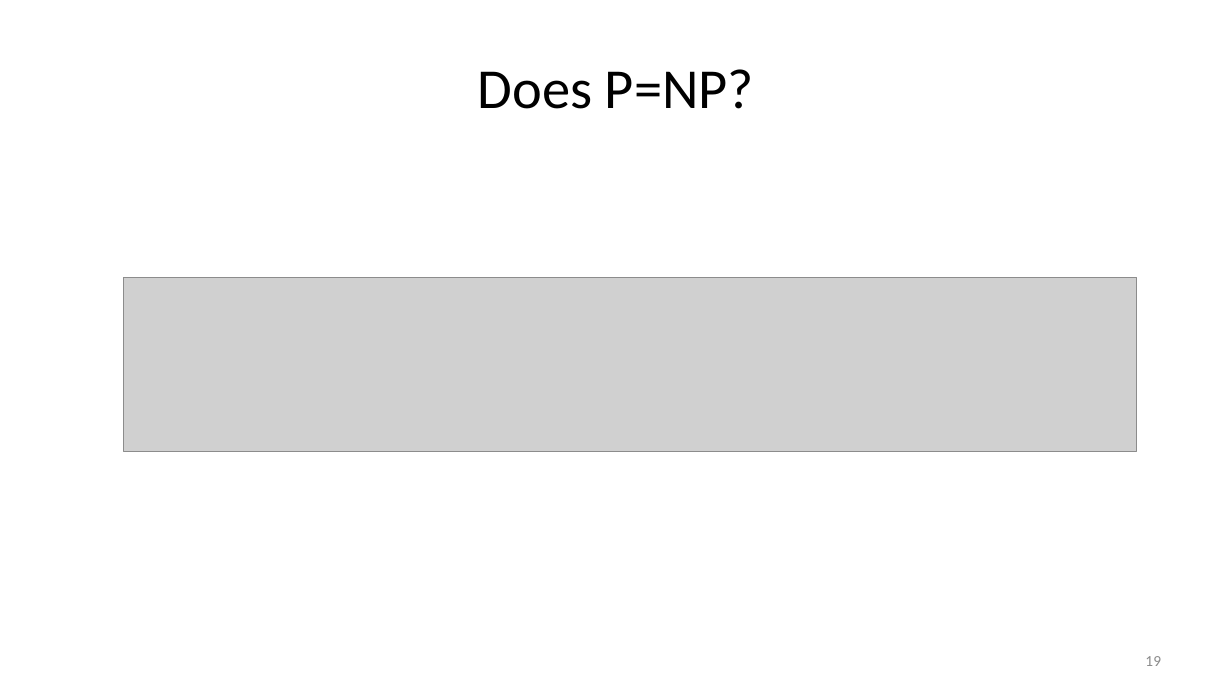
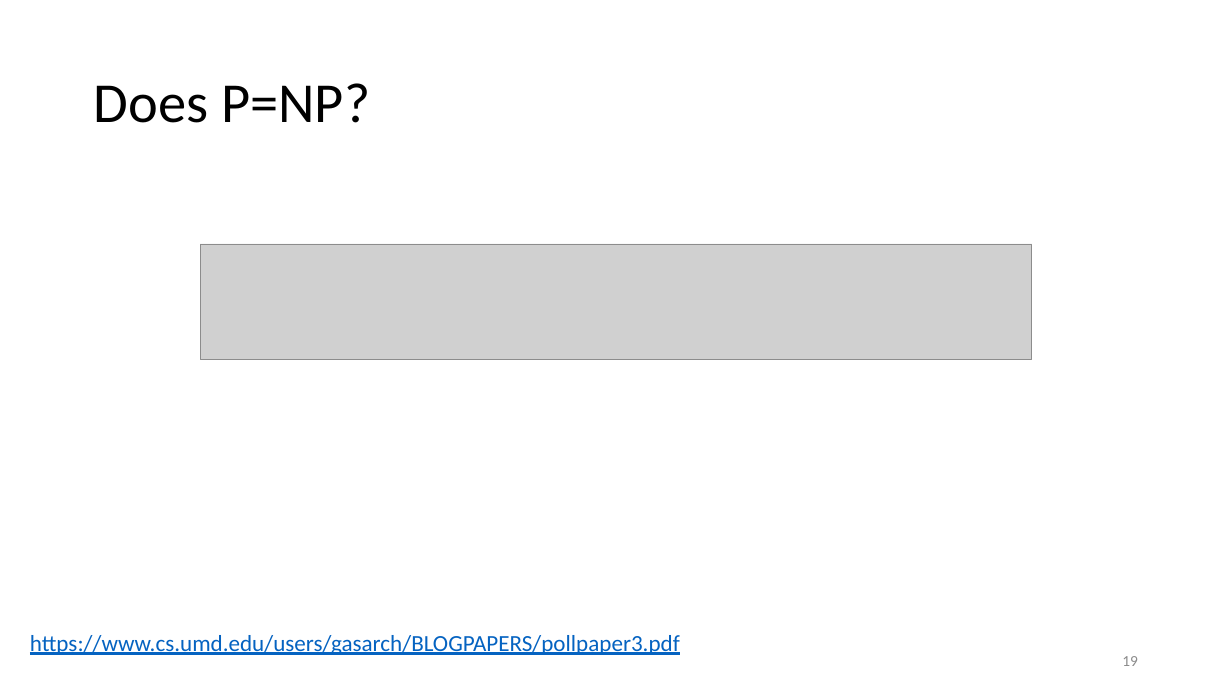
Before and after one commit to natebrunelle/cse332, a slide deck: slide 19 of markdown/files/slides/lecture27_fiveworlds.pptx. Drawn at 1232x693 pixels with LibreOffice and Linux fonts; fonts in the diff are those of the drawing; grey boxes stand for pictures. Boxes give left, top, right and bottom in pixels: in the first picture for what was removed or moved away, otherwise in the second. Text is boxed around its words. In the diff, an @@ line names an element or a change of style, - is before the commit and + after.

```diff
--- a/markdown/files/slides/lecture27_fiveworlds.pptx
+++ b/markdown/files/slides/lecture27_fiveworlds.pptx
@@ title "Does P=NP?": place and size @@
-title "Does P=NP?" at [478, 69, 754, 109]
+title "Does P=NP?" at [94, 83, 370, 123]
@@ title "Does P=NP?" at [94, 83, 370, 123]: alignment centre to left; line spacing 1 to 0.9 @@
@@ picture: place and size @@
-picture at [123, 277, 1137, 451]
+picture at [201, 244, 1032, 360]
@@ text added at [30, 635, 680, 655], 18 pt, text #0563C1, underline @@
+https://www.cs.umd.edu/users/gasarch/BLOGPAPERS/pollpaper3.pdf
@@ page number: place and size @@
-page number at [1145, 656, 1161, 666]
+page number at [1122, 656, 1138, 666]
```
Also in this commit, not shown: 12 other slides changed, 2 slides added, 1 slide removed, 7 other files.
